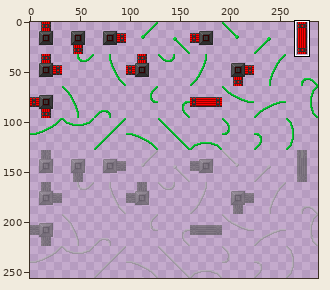
Sprite sheet, stored at UnityProject/Assets/Textures/under floors/Power_Cond/power_cond_high.png. The first picture is a wide view before the edit; the outline marks the close-up.
Close-up. Old version:
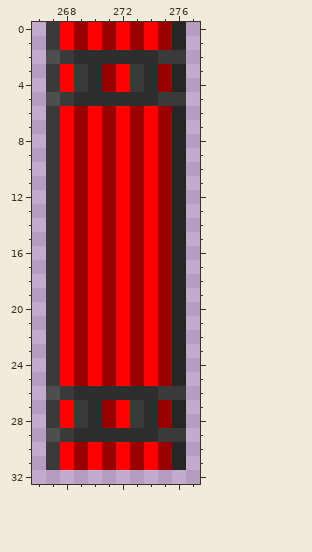
The file is 288x256 pixels. Colours within 5 levels of each other are drawn and written as one. Shown: x 266..277, y 0..32. The commit also changed other parts of the picture, which this record leaves out.
The result:
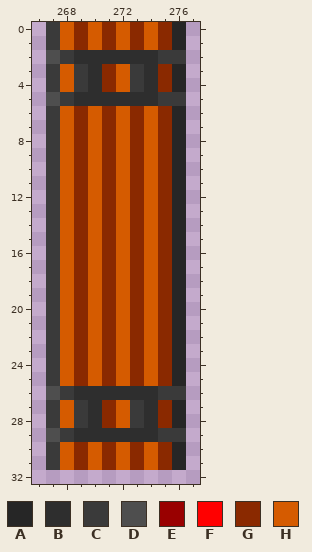
Palette (. is transparent): A #262626  B #2e2e2e  C #3a3a3a  D #4e4e4e  E #990000  F #ff0000  G #8a2900  H #d55b00
Edits made:
@@ x 266..277 @@
- 0 .CFEFEFEFEA.
- 1 .CFEFEFEFEA.
+ 0 .CHGHGHGHGA.
+ 1 .CHGHGHGHGA.
  2 .DCBBBBBBCC.
- 3 .CFCBEFCBEA.
- 4 .CFCBEFCBEA.
+ 3 .CHCBGHCBGA.
+ 4 .CHCBGHCBGA.
  5 .DCBBBBBBCC.
- 6 .CFEFEFEFEA.
- 7 .CFEFEFEFEA.
- 8 .CFEFEFEFEA.
- 9 .CFEFEFEFEA.
-10 .CFEFEFEFEA.
-11 .CFEFEFEFEA.
-12 .CFEFEFEFEA.
-13 .CFEFEFEFEA.
-14 .CFEFEFEFEA.
-15 .CFEFEFEFEA.
-16 .CFEFEFEFEA.
-17 .CFEFEFEFEA.
-18 .CFEFEFEFEA.
-19 .CFEFEFEFEA.
-20 .CFEFEFEFEA.
-21 .CFEFEFEFEA.
-22 .CFEFEFEFEA.
-23 .CFEFEFEFEA.
-24 .CFEFEFEFEA.
-25 .CFEFEFEFEA.
+ 6 .CHGHGHGHGA.
+ 7 .CHGHGHGHGA.
+ 8 .CHGHGHGHGA.
+ 9 .CHGHGHGHGA.
+10 .CHGHGHGHGA.
+11 .CHGHGHGHGA.
+12 .CHGHGHGHGA.
+13 .CHGHGHGHGA.
+14 .CHGHGHGHGA.
+15 .CHGHGHGHGA.
+16 .CHGHGHGHGA.
+17 .CHGHGHGHGA.
+18 .CHGHGHGHGA.
+19 .CHGHGHGHGA.
+20 .CHGHGHGHGA.
+21 .CHGHGHGHGA.
+22 .CHGHGHGHGA.
+23 .CHGHGHGHGA.
+24 .CHGHGHGHGA.
+25 .CHGHGHGHGA.
 26 .DCBBBBBBCC.
-27 .CFCBEFCBEA.
-28 .CFCBEFCBEA.
+27 .CHCBGHCBGA.
+28 .CHCBGHCBGA.
 29 .DCBBBBBBCC.
-30 .CFEFEFEFEA.
-31 .CFEFEFEFEA.
+30 .CHGHGHGHGA.
+31 .CHGHGHGHGA.
 32 ............
Changed places in both close-ups, as pixel boxes (x1, y1, x2, y2):
changed: (60, 22, 172, 470)
